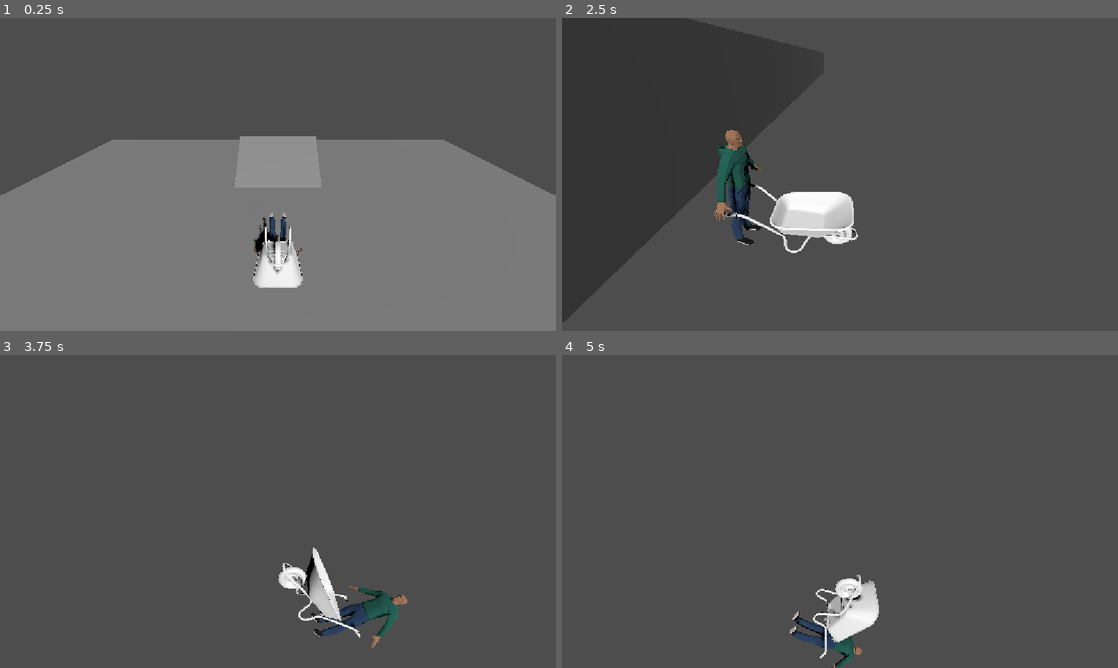
Above: before the commit, frames 1-4 (two rows, left to right).
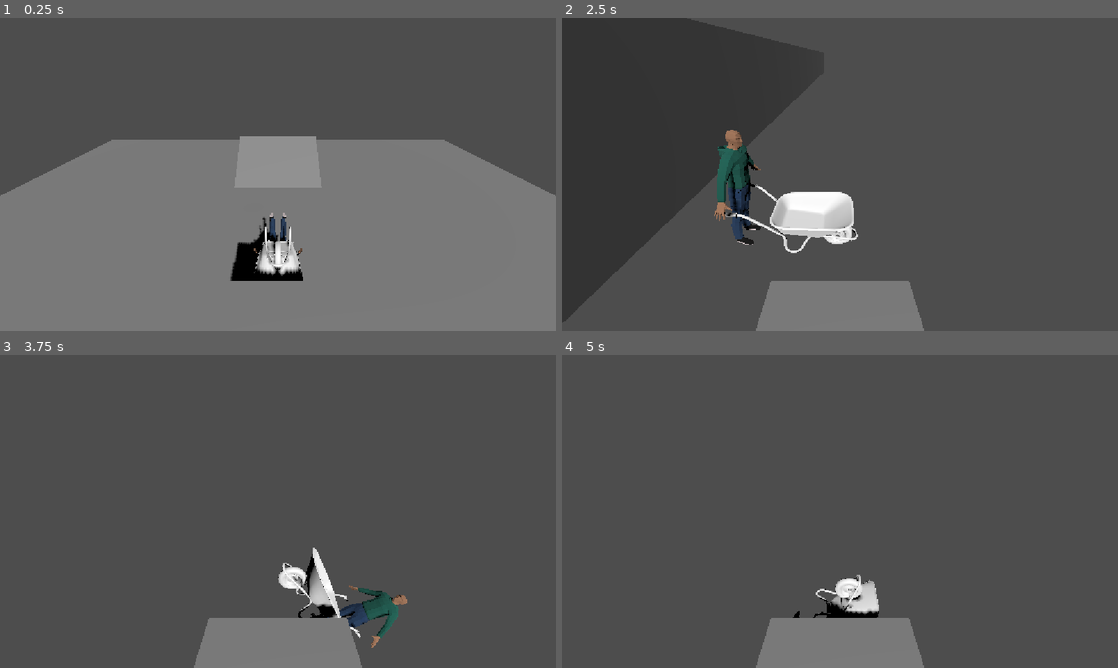
Above: after the commit, the same moments.

Repository: Kwpa/attack-pattern
Game: Godot game, scene res://Scenes/main.tscn
Same seed, same stepped clock (60 frames per second), same inputs: the game is played once before the commit and once after it.
Inputs:
- Up to frame 1 (0.25 s): no input
- Up to frame 2 (2.5 s): hold Right (move_right) 0.53-1.28 s; hold Down (move_backward) 1.28-2.03 s; hold Right (move_right) from 2.03 s (still down)
- Up to frame 3 (3.75 s): release Right (move_right) at 2.78 s; hold Up (move_forward) 2.78-3.53 s; hold Left (move_left) from 3.53 s (still down)
- Up to frame 4 (5 s): keep holding Left (move_left)

The runs differ from the first frame. In frame 1, 1.0% of the frame differs, in the area x 41-55%, y 71-87%; in frame 2, 4.4%; in frame 3, 4.6%; in frame 4, 4.8%, in the area x 34-66%, y 76-100%.

Commit message:
[Kai] player scene update

Diff:
--- a/Scenes/player.tscn
+++ b/Scenes/player.tscn
@@ -4,16 +4,22 @@
 [ext_resource type="PackedScene" uid="uid://bwjuwljswsbp5" path="res://Models/Player/UrbanMan_PolyMate_alstrainfinite/FBX/UrbanMan_CityFolks_PolyMate.fbx" id="1_cvnsp"]
 [ext_resource type="PackedScene" uid="uid://bxlpn63xv153h" path="res://Models/Player/wheelbarrow.fbx" id="2_6t5aa"]
 
+[sub_resource type="Animation" id="Animation_6t5aa"]
+length = 0.001
+
 [sub_resource type="Animation" id="Animation_6ff6e"]
 resource_name = "idle"
 
 [sub_resource type="AnimationLibrary" id="AnimationLibrary_b30ec"]
 _data = {
+&"RESET": SubResource("Animation_6t5aa"),
 &"idle": SubResource("Animation_6ff6e")
 }
 
 [sub_resource type="CylinderShape3D" id="CylinderShape3D_6t5aa"]
 height = 0.92089844
+
+[sub_resource type="PlaneMesh" id="PlaneMesh_kyeng"]
 
 [node name="player" type="CharacterBody3D" unique_id=2118199326]
 script = ExtResource("1_6t5aa")
@@ -35,6 +41,158 @@
 [node name="man" parent="pivot/models" unique_id=1601378767 instance=ExtResource("1_cvnsp")]
 transform = Transform3D(1, 0, 0, 0, 1, 0, 0, 0, 1, 1.3904493e-07, 0, -1.5904886)
 
+[node name="Skeleton3D" parent="pivot/models/man/root" parent_id_path=PackedInt32Array(1601378767, 1221946092) index="0" unique_id=1783357790]
+bones/0/scale = Vector3(1, 0.99999994, 0.99999994)
+bones/1/scale = Vector3(1, 0.9999995, 0.9999996)
+bones/2/position = Vector3(4.738288e-08, 0.40852693, 1.9783517e-09)
+bones/2/rotation = Quaternion(-6.545209e-08, -1.06084855e-07, 0.053299744, 0.9985786)
+bones/2/scale = Vector3(1.0000001, 0.99999964, 0.9999999)
+bones/3/rotation = Quaternion(0.37182322, 0.57076997, -0.4017194, 0.6120382)
+bones/4/rotation = Quaternion(1.2141446e-07, 0.99647206, 0.08392565, -1.7403773e-06)
+bones/6/rotation = Quaternion(-2.1100277e-08, 1.7677661e-07, 1.3969874e-09, 1)
+bones/7/position = Vector3(-0.094882354, 7.6293944e-08, 6.70487e-07)
+bones/7/rotation = Quaternion(0.7325603, -0.028444419, -0.67987454, -0.017803185)
+bones/7/scale = Vector3(0.99999964, 0.9999996, 0.9999996)
+bones/8/position = Vector3(-1.0628719e-08, 0.40852696, 1.8350153e-09)
+bones/8/rotation = Quaternion(2.0183348e-08, 5.4881646e-08, -0.053299453, 0.9985786)
+bones/8/scale = Vector3(1.0000001, 0.99999976, 0.99999964)
+bones/9/position = Vector3(-3.9996102e-08, 0.40891555, -1.5646558e-08)
+bones/9/rotation = Quaternion(0.3718231, -0.5707701, 0.401719, 0.6120383)
+bones/9/scale = Vector3(1.0000325, 0.99999976, 1.0000002)
+bones/10/position = Vector3(-1.5819063e-08, 0.17641185, 8.038724e-09)
+bones/10/rotation = Quaternion(-1.3982621e-07, 0.99647206, 0.08392527, 1.4995649e-06)
+bones/10/scale = Vector3(1, 1.0000004, 1.0000004)
+bones/11/rotation = Quaternion(-1.885928e-08, -4.0628942e-07, 2.3282291e-10, 1)
+bones/12/rotation = Quaternion(6.9558146e-09, -1.2654343e-07, 1.3969849e-09, 1)
+bones/13/position = Vector3(-1.768263e-07, 0.23161668, -0.02502954)
+bones/13/rotation = Quaternion(-0.036636986, -0.003295547, 0.00012107952, 0.9993232)
+bones/13/scale = Vector3(0.9999998, 1, 1.0000001)
+bones/14/position = Vector3(2.2485246e-10, 0.23224068, 4.5310358e-08)
+bones/14/scale = Vector3(0.9999996, 0.99999994, 1.0000001)
+bones/15/position = Vector3(-3.6282107e-14, 0.23224272, 4.2915346e-08)
+bones/15/scale = Vector3(1, 0.99999994, 1.0000004)
+bones/16/position = Vector3(1.0054264e-09, 0.06119621, -2.996578e-08)
+bones/16/scale = Vector3(0.99999994, 0.9999998, 1)
+bones/17/position = Vector3(-0.04433676, 0.13293426, 0.07664121)
+bones/17/rotation = Quaternion(-0.63139904, 0.37263843, 0.34509966, 0.5859881)
+bones/17/scale = Vector3(0.9999999, 1, 0.9999997)
+bones/18/position = Vector3(-6.7049996e-08, 0.15200886, 1.2538186e-07)
+bones/18/scale = Vector3(0.99999994, 1.0000012, 1.0000002)
+bones/19/position = Vector3(-6.118883e-08, 0.2569764, 1.4701323e-08)
+bones/19/rotation = Quaternion(-3.569488e-07, 7.535476e-09, 0.13125844, 0.9913482)
+bones/19/scale = Vector3(0.99999964, 1.0000002, 0.9999999)
+bones/20/rotation = Quaternion(0.020809283, 0.0127098095, -0.016466737, 0.9995671)
+bones/20/scale = Vector3(0.9999998, 0.99999976, 1.0000002)
+bones/21/scale = Vector3(0.9999998, 1.0000001, 0.9999995)
+bones/22/rotation = Quaternion(0.073246054, 0.11111444, 0.08373711, 0.987561)
+bones/23/rotation = Quaternion(0.017109953, -0.028159859, -0.01744842, 0.9993048)
+bones/24/scale = Vector3(1, 0.99999994, 0.99999976)
+bones/25/rotation = Quaternion(-0.014015938, -0.0008689375, 0.01020339, 0.99984944)
+bones/25/scale = Vector3(1.0000001, 1.0000005, 0.9999998)
+bones/26/scale = Vector3(0.99999976, 1.0000001, 0.99999946)
+bones/27/rotation = Quaternion(-0.009703335, 0.0014220178, -0.14499484, 0.9893838)
+bones/27/scale = Vector3(0.9999999, 1, 0.99999994)
+bones/28/scale = Vector3(1.0000002, 1, 0.99999994)
+bones/29/rotation = Quaternion(0.009590062, 0.00091380393, -0.020230751, 0.999749)
+bones/29/scale = Vector3(1, 1, 0.99999994)
+bones/30/rotation = Quaternion(-0.0042129257, 0.00019145466, -0.04545401, 0.99895763)
+bones/30/scale = Vector3(0.99999976, 0.9999997, 0.99999994)
+bones/31/rotation = Quaternion(-0.02053218, 0.00012111087, -0.004176446, 0.9997805)
+bones/31/scale = Vector3(0.9999997, 1.0000001, 1.0000005)
+bones/32/rotation = Quaternion(0.0016056512, -0.00015793876, 0.0032943857, 0.9999933)
+bones/32/scale = Vector3(0.9999998, 0.9999996, 1.0000001)
+bones/33/rotation = Quaternion(-0.01661045, -0.0013009857, 0.07806473, 0.99680907)
+bones/34/rotation = Quaternion(-0.008870871, 0.0003676531, -0.008709349, 0.99992275)
+bones/34/scale = Vector3(0.9999999, 1.0000005, 0.99999976)
+bones/35/rotation = Quaternion(0.0034296266, 0.000649553, -0.0136253545, 0.9999012)
+bones/35/scale = Vector3(0.9999996, 1.0000004, 0.99999934)
+bones/36/rotation = Quaternion(3.5631174e-08, 0.013054899, 2.1888448e-08, 0.99991477)
+bones/37/position = Vector3(-3.0867092e-08, -1.0217936e-07, 8.601387e-08)
+bones/37/scale = Vector3(0.99999976, 1.0000006, 0.9999998)
+bones/38/rotation = Quaternion(-0.63139904, -0.3726387, -0.3450998, 0.585988)
+bones/39/position = Vector3(-4.775453e-08, 0.15200886, 2.6102377e-08)
+bones/39/rotation = Quaternion(-0.42445976, 0.12878282, -0.1886173, 0.8761692)
+bones/39/scale = Vector3(0.9999998, 1, 0.9999998)
+bones/40/rotation = Quaternion(-1.960656e-07, 1.5565748e-08, -0.13125484, 0.9913487)
+bones/41/rotation = Quaternion(0.020809207, -0.012709909, 0.016464895, 0.9995671)
+bones/42/rotation = Quaternion(0.13060604, 0.6096099, -0.34525242, 0.7015117)
+bones/43/rotation = Quaternion(0.073246114, -0.11111454, -0.08373711, 0.98756105)
+bones/44/rotation = Quaternion(0.017110065, 0.028159844, 0.017448405, 0.9993048)
+bones/45/rotation = Quaternion(-0.034280878, -0.009077344, 0.25580952, 0.9660767)
+bones/46/rotation = Quaternion(-0.014015951, 0.0008688269, -0.010203585, 0.99984944)
+bones/48/rotation = Quaternion(-0.009703365, -0.0014219581, 0.1449948, 0.9893838)
+bones/50/rotation = Quaternion(0.009590178, -0.0009138442, 0.020230772, 0.999749)
+bones/51/rotation = Quaternion(-0.0042129057, -0.00019143979, 0.045453943, 0.99895763)
+bones/52/rotation = Quaternion(-0.020532127, -0.00012103795, 0.004176453, 0.9997805)
+bones/53/rotation = Quaternion(0.0016057201, 0.0001579445, -0.0032943944, 0.9999933)
+bones/54/rotation = Quaternion(-0.016610509, 0.0013009598, -0.07806472, 0.99680907)
+bones/55/rotation = Quaternion(-0.008871001, -0.00036761773, 0.008709327, 0.99992275)
+bones/56/rotation = Quaternion(0.003429683, -0.00064955046, 0.013625345, 0.9999012)
+bones/57/rotation = Quaternion(7.605918e-08, -0.013055048, -3.8125854e-08, 0.9999148)
+bones/58/rotation = Quaternion(1.5492418e-09, -1.0481963e-06, 6.519256e-08, 1)
+
+[node name="two_bone_ik_L" type="TwoBoneIK3D" parent="pivot/models/man/root/Skeleton3D" index="5" unique_id=728850367]
+transform = Transform3D(0.9969746, -0.07772787, 0, 0.07772787, 0.9969746, 0, 0, 0, 1, 0.1545251, 0, 0)
+active = false
+setting_count = 1
+settings/0/target_node = NodePath("target_L")
+settings/0/pole_node = NodePath("pole_L")
+settings/0/root_bone_name = "thigh_stretch.l"
+settings/0/root_bone = 1
+settings/0/middle_bone_name = "leg_stretch.l"
+settings/0/middle_bone = 2
+settings/0/pole_direction = 0
+settings/0/end_bone_name = "foot.l"
+settings/0/end_bone = 3
+settings/0/use_virtual_end = false
+settings/0/extend_end_bone = false
+
+[node name="target_L" type="Marker3D" parent="pivot/models/man/root/Skeleton3D/two_bone_ik_L" unique_id=586980447]
+
+[node name="pole_L" type="Marker3D" parent="pivot/models/man/root/Skeleton3D/two_bone_ik_L" unique_id=1293369996]
+transform = Transform3D(1, 0, 0, 0, 1, 0, 0, 0, 1, -8.337608e-09, -0.09537101, 0.4152863)
+
+[node name="ray_front_L" type="RayCast3D" parent="pivot/models/man/root/Skeleton3D/two_bone_ik_L" unique_id=82095385]
+transform = Transform3D(1, 0, 0, 0, 1, 0, 0, 0, 1, -2.4128752e-09, -0.027599812, 0.41287184)
+target_position = Vector3(0, 0, -3)
+collision_mask = 2
+
+[node name="ray_back_L" type="RayCast3D" parent="pivot/models/man/root/Skeleton3D/two_bone_ik_L" unique_id=794503869]
+transform = Transform3D(1, 0, 0, 0, 1, 0, 0, 0, 1, 5.6298717e-09, 0.06439829, 0.41287184)
+target_position = Vector3(0, 0, -3)
+collision_mask = 2
+
+[node name="two_bone_ik_R" type="TwoBoneIK3D" parent="pivot/models/man/root/Skeleton3D" index="6" unique_id=788359440]
+transform = Transform3D(0.9969173, 0.0784591, 0, -0.0784591, 0.9969173, 0, 0, 0, 1, -0.155, 0, 0)
+active = false
+setting_count = 1
+settings/0/target_node = NodePath("target_R")
+settings/0/pole_node = NodePath("pole_R")
+settings/0/root_bone_name = "thigh_stretch.r"
+settings/0/root_bone = 7
+settings/0/middle_bone_name = "leg_stretch.r"
+settings/0/middle_bone = 8
+settings/0/pole_direction = 0
+settings/0/end_bone_name = "foot.r"
+settings/0/end_bone = 9
+settings/0/use_virtual_end = false
+settings/0/extend_end_bone = false
+
+[node name="target_R" type="Marker3D" parent="pivot/models/man/root/Skeleton3D/two_bone_ik_R" unique_id=2056522557]
+
+[node name="pole_R" type="Marker3D" parent="pivot/models/man/root/Skeleton3D/two_bone_ik_R" unique_id=1134745841]
+transform = Transform3D(1, 0, 0, 0, 1, 0, 0, 0, 1, -8.337608e-09, -0.09537101, 0.4152863)
+
+[node name="ray_front_R" type="RayCast3D" parent="pivot/models/man/root/Skeleton3D/two_bone_ik_R" unique_id=817722815]
+transform = Transform3D(1, 0, 0, 0, 1, 0, 0, 0, 1, -2.4128752e-09, -0.027599812, 0.41287184)
+target_position = Vector3(0, 0, -3)
+collision_mask = 2
+
+[node name="ray_back_R" type="RayCast3D" parent="pivot/models/man/root/Skeleton3D/two_bone_ik_R" unique_id=793794446]
+transform = Transform3D(1, 0, 0, 0, 1, 0, 0, 0, 1, 5.6298717e-09, 0.06439829, 0.41287184)
+target_position = Vector3(0, 0, -3)
+collision_mask = 2
+
 [node name="wheelbarrow" parent="pivot/models" unique_id=860492085 instance=ExtResource("2_6t5aa")]
 transform = Transform3D(1.466548, 0, 0, 0, 1.466548, 0, 0, 0, 1.466548, 1.3904493e-07, 0, -0.75140446)
 
@@ -48,3 +206,9 @@
 [node name="col" type="CollisionShape3D" parent="." unique_id=1715605026]
 transform = Transform3D(-4.371139e-08, 1, 4.371139e-08, 0, -4.371139e-08, 1, 1, 4.371139e-08, 1.9106855e-15, 0, 0.82940006, 0.39608967)
 shape = SubResource("CylinderShape3D_6t5aa")
+
+[node name="MeshInstance3D" type="MeshInstance3D" parent="." unique_id=933242761]
+transform = Transform3D(1, 0, 0, 0, 1, 0, 0, 0, 1, 0, 0, 1.676819)
+mesh = SubResource("PlaneMesh_kyeng")
+
+[editable path="pivot/models/man"]
Not shown, added: Blender/ManCharacterAnimations.blend.import
Binary file added: Blender/textures/AlstraInfinite1024_Main.png
